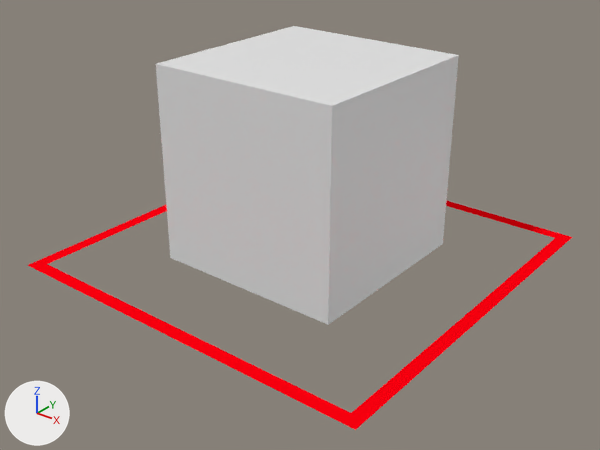
An edit to the Blender file rct2/scenery/ShrubsAndOrnaments/tef_Elephant-Fountain/tef_V001.blend, drawn before and after from the same camera.
Rendered twice from a 50 mm lens placed at (4.69, -6.01, 3.98), pointed at (0.18, -0.37, 0.49). The lights are fixed; the arrows at lower left show +X, +Y and +Z.
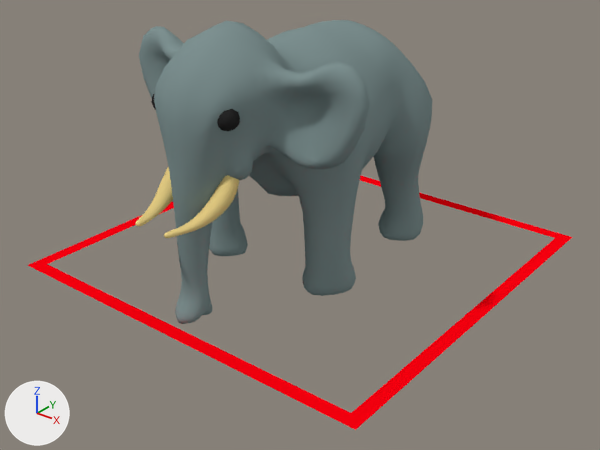
Changed parts and their boxes (x1, y1, x2, y2) in the pictures (600 x 450 px):
'Cube', deleted
    before: (156, 26, 459, 325)
'Roundcube', added
    after: (139, 20, 432, 324)
'Plane.003', added (yellow)
    after: (135, 167, 239, 238)
'Icosphere', added (black)
    after: (151, 93, 240, 131)

What changed in the scene script:
```text
Add mat_bone:
    mat_bone = diffuse_material('bone')
    mat_bone.base_color = (0.8, 0.621, 0.235)  # yellow #e7cf85
Add mat_material_001:
    mat_material_001 = diffuse_material('Material.001')
    mat_material_001.base_color = (0.211, 0.287, 0.287)  # grey #7f9292
Add mat_material:
    mat_material = diffuse_material('Material')
    mat_material.base_color = (0.0236, 0.0236, 0.0236)  # black #2a2a2a
Add me_plane_003:
    me_plane_003.from_pydata(...)  # 20 vertices, 17 faces; spans x 0.58..2.09, y -10.85..-7.73, z 2.21..5.15
    me_plane_003.polygons.foreach_set('use_smooth', [True] * 17)
    me_plane_003.materials.append(mat_bone)  # yellow #e7cf85
Add me_roundcube:
    me_roundcube.from_pydata(...)  # 348 vertices, 320 faces; spans x 0.0..1.74, y -2.31..1.84, z -1.93..1.32
    me_roundcube.polygons.foreach_set('use_smooth', [True] * 320)
    me_roundcube.materials.append(mat_material_001)  # grey #7f9292
Add me_icosphere:
    me_icosphere.from_pydata(...)  # an icosphere of 80 faces spanning x 0.259..0.457, y -1.609..-1.4, z 1.793..2.002
    me_icosphere.polygons.foreach_set('use_smooth', [True] * 80)
    me_icosphere.materials.append(mat_material)  # black #2a2a2a
Remove ob_cube:
    ob_cube = bpy.data.objects.new('Cube', me_cube)
    ob_cube.location = (0.0, 0.0, 0.0)
Add ob_plane_003:
    ob_plane_003 = bpy.data.objects.new('Plane.003', me_plane_003)
    ob_plane_003.location = (0.0, 0.0, 0.0)
    ob_plane_003.rotation_euler = (-0.242, 0.0, 0.0)  # degrees (-14, 0, 0)
    ob_plane_003.scale = (0.21, 0.21, 0.21)
    _m = ob_plane_003.modifiers.new('Subsurf', 'SUBSURF')
    _m = ob_plane_003.modifiers.new('Mirror', 'MIRROR')
Add ob_roundcube:
    ob_roundcube = bpy.data.objects.new('Roundcube', me_roundcube)
    ob_roundcube.location = (0.0, 0.0, 1.506)
    ob_roundcube.scale = (0.806, 0.806, 0.806)
    _m = ob_roundcube.modifiers.new('Subsurf', 'SUBSURF')
    _m.render_levels = 1
    _m = ob_roundcube.modifiers.new('Mirror', 'MIRROR')
    _m.use_clip = True
Add ob_icosphere:
    ob_icosphere = bpy.data.objects.new('Icosphere', me_icosphere)
    ob_icosphere.location = (0.0, 0.0, 0.0)
    _m = ob_icosphere.modifiers.new('Mirror', 'MIRROR')
```
